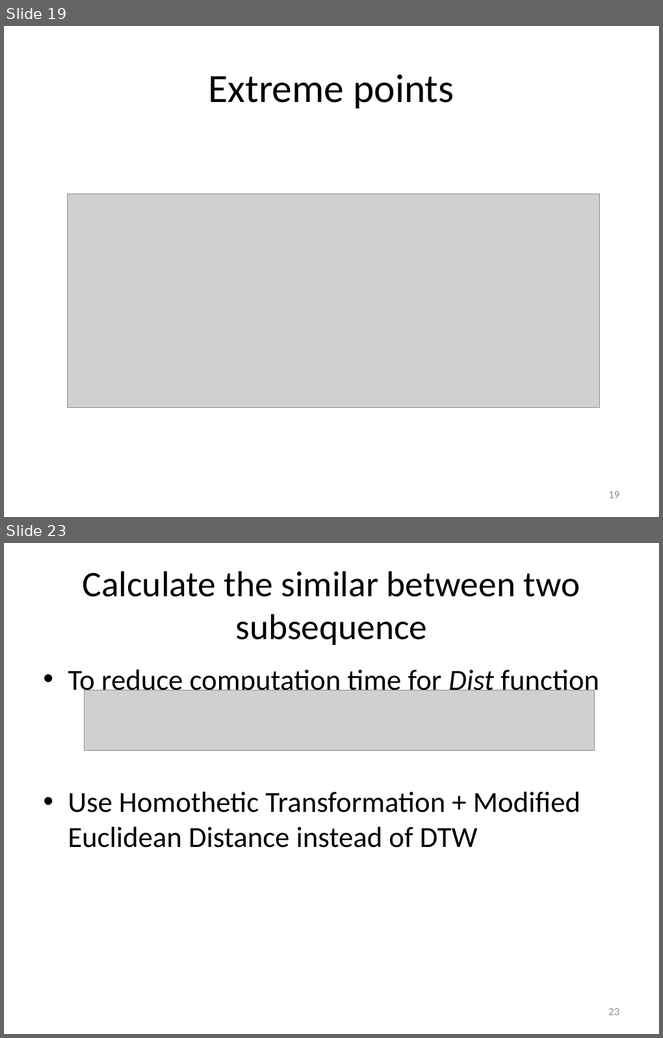
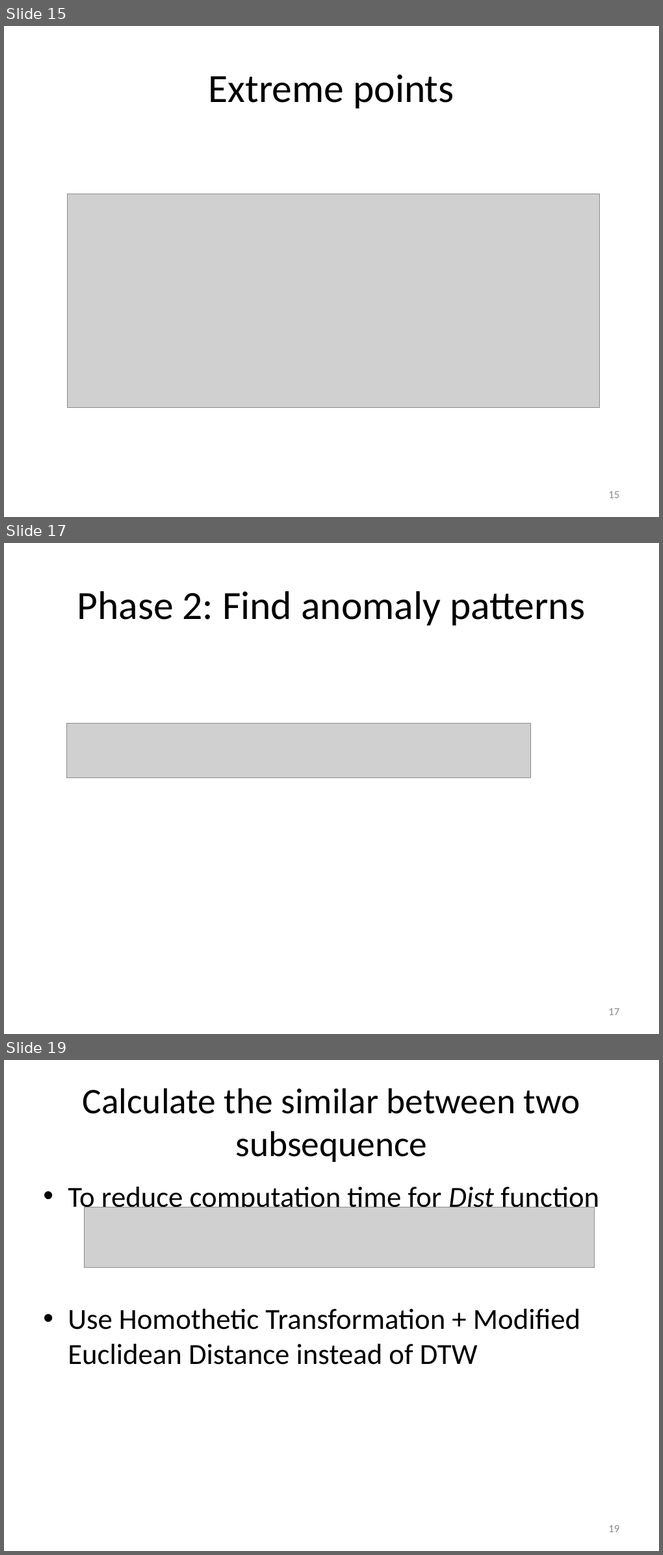
Before and after one commit to vyngo/caohoc-project-name, a slide deck: Report/pre.pptx. Shown one above the other, each under a label of ours: slides 19 and 23 before the commit, slides 15, 17 and 19 after it; the slides between them are not shown. The pictures are 663x1038 and 663x1555 pixels, drawn with LibreOffice and Linux fonts; fonts in the diff are those of the drawing; grey boxes stand for pictures. Boxes give left, top, right and bottom in pixels: in the first picture for what was removed or moved away, otherwise in the second. Text is boxed around its words. In the diff, an @@ line names an element or a change of style, - is before the commit and + after.

```diff
--- a/Report/pre.pptx
+++ b/Report/pre.pptx
@@ slide 17 added at (4,543,659,1034), background #FFFFFF @@
@@ title added at (77,591,585,626), 44 pt, text #000000 @@
+Phase 2: Find anomaly patterns
@@ picture added at (67,723,530,778) @@
@@ page number added at (608,1008,620,1016), 12 pt, text #8C8C8C @@
+17
@@ what was slide 19 is now slide 15 @@
@@ page number at (608,491,620,499): text changed @@
-19
+15
@@ what was slide 23 is now slide 19 @@
@@ page number at (608,1525,620,1533): text changed @@
-23
+19
```
Also in this commit, not shown: 7 slides changed, 5 other slides added, 1 slide removed, 1 other file.
